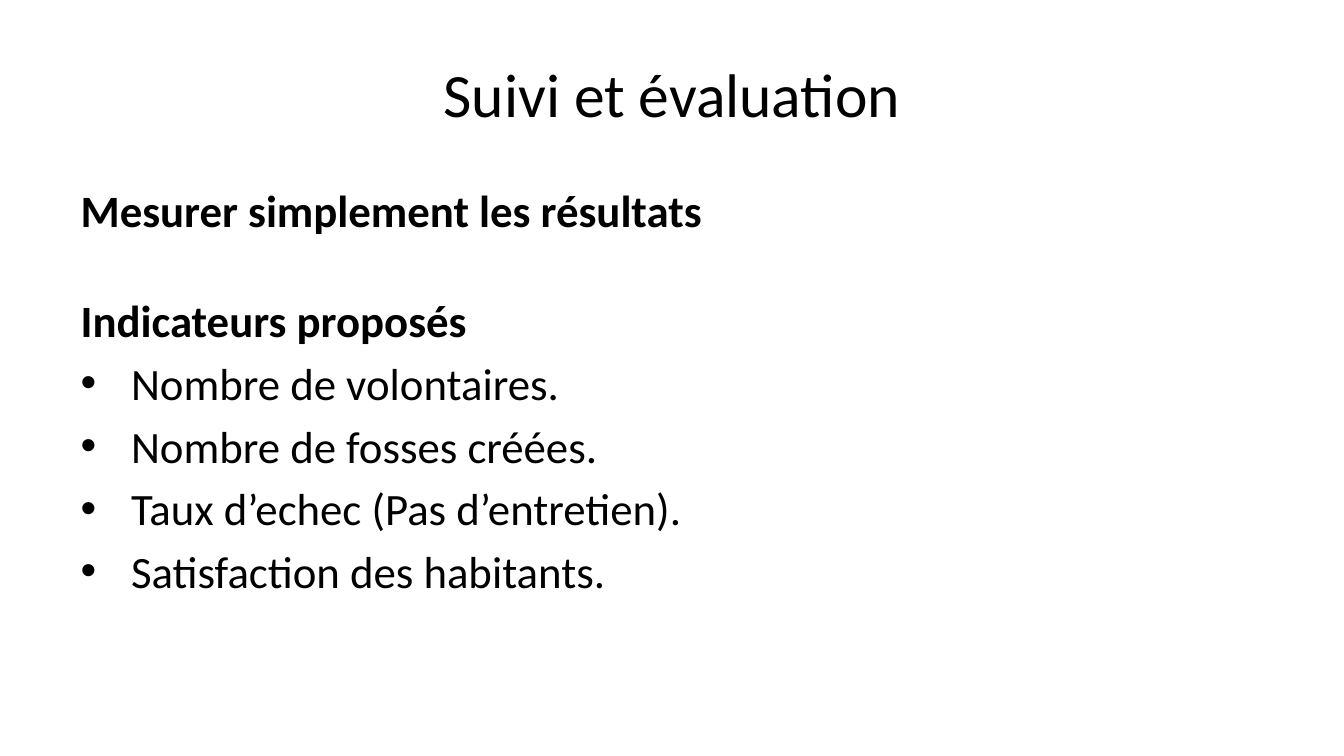
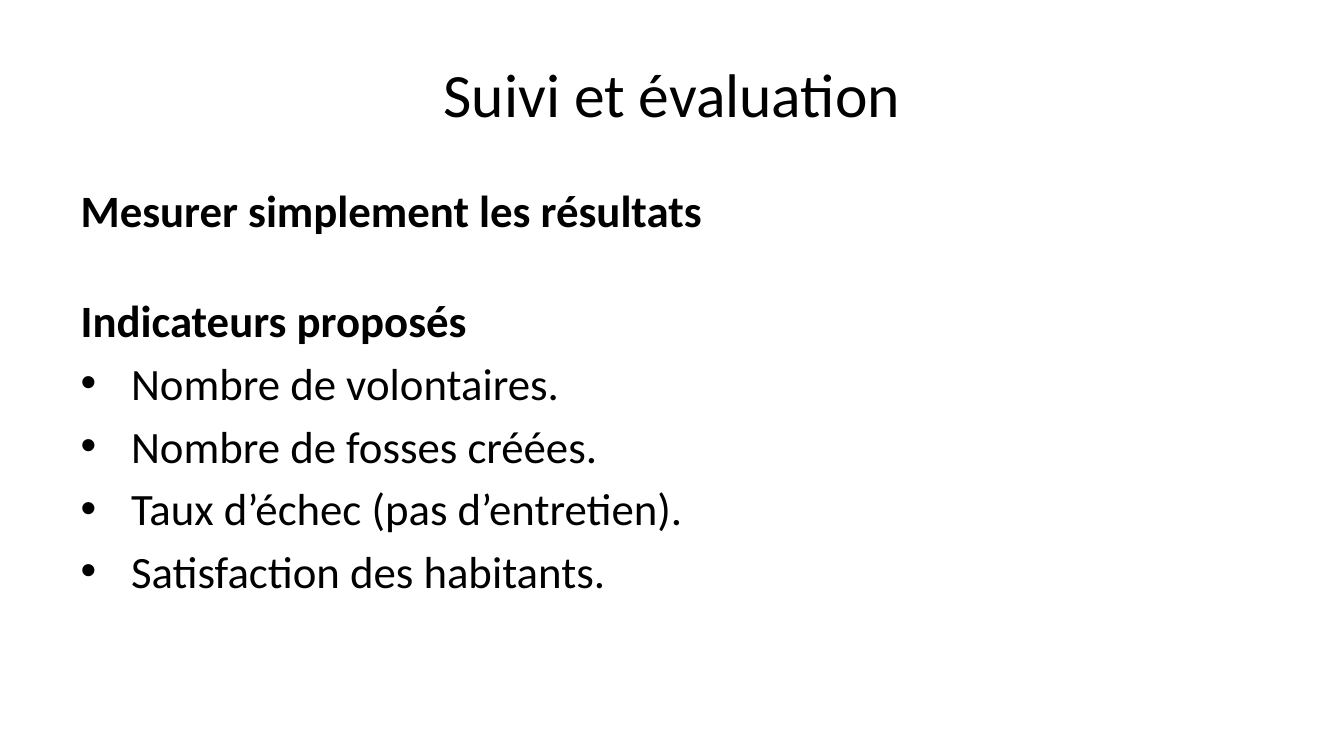
Before and after one commit to Bertrand82/vegetalisation_m2q, a slide deck: slide 14 of presentation.pptx. Drawn at 1344x756 pixels with LibreOffice and Linux fonts; fonts in the diff are those of the drawing. Boxes give left, top, right and bottom in pixels: in the first picture for what was removed or moved away, otherwise in the second. Text is boxed around its words. In the diff, an @@ line names an element or a change of style, - is before the commit and + after.

```diff
--- a/presentation.pptx
+++ b/presentation.pptx
@@ text at (131, 492, 683, 533): text changed @@
-• Taux d’echec (Pas d’entretien).
+• Taux d’échec (pas d’entretien).
```
Also in this commit, not shown: 9 other slides changed, 3 other files.
